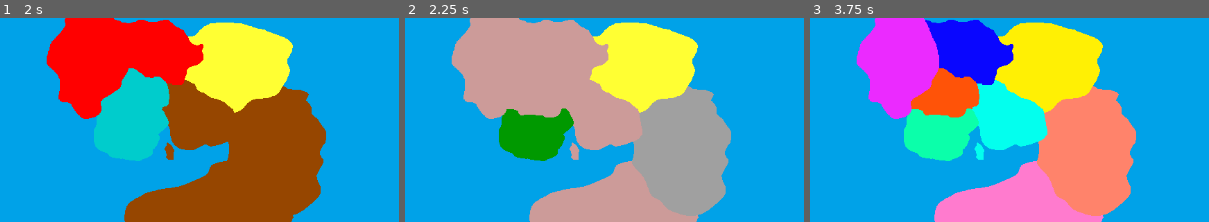
Above: before the commit, frames 1-3 (left to right).
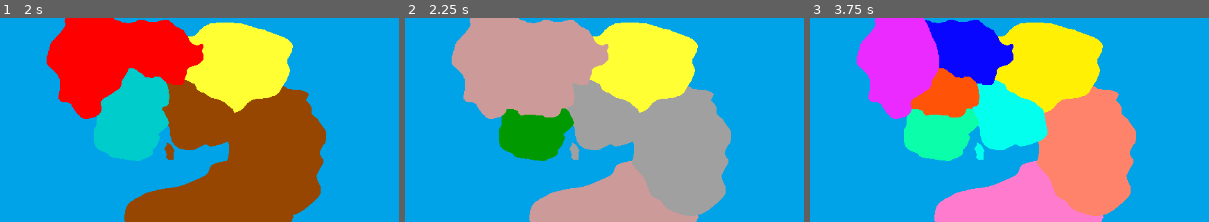
Above: after the commit, the same moments.

Repository: tsallustro/map-game
Game: Godot game, scene res://main.tscn
Same seed, same stepped clock (60 frames per second), same inputs: the game is played once before the commit and once after it.
Inputs:
- Up to frame 1 (2 s): click "Provinces" at 0.5 s; click "Owner" at 1.25 s
- Up to frame 2 (2.25 s): click "Terrain" at 2 s
- Up to frame 3 (3.75 s): click "Owner" at 2.75 s; click "Provinces" at 3.5 s
The pictures show only the part of the screen within x 19-69%, y 16-66%; the shares and areas given below are measured in that part.

Frame 1 is identical in both runs. In frame 2, 4.5% of the frame differs, in the area x 40-60%, y 30-70%; in frame 3, nothing differs.

Commit message:
Added hill terrain

Diff:
--- a/data/provinces.json
+++ b/data/provinces.json
@@ -63,7 +63,7 @@
 			238.0
 		],
 		"owner": "GRB",
-		"terrain": "PLAIN"
+		"terrain": "HILL"
 	},
 	{
 		"id": "p_maroon",
--- a/data/terrain.json
+++ b/data/terrain.json
@@ -1,34 +1,42 @@
 [
-    {
-        "name": "FOREST",
-        "color": [
-            0,
-            153,
-            0
-        ]
-    },
-    {
-        "name": "PLAIN",
-        "color": [
-            204,
-            155,
-            153
-        ]
-    },
-    {
-        "name": "MOUNTAIN",
-        "color": [
-            160,
-            160,
-            160
-        ]
-    },
-    {
-        "name": "DESERT",
-        "color": [
-            255,
-            255,
-            51
-        ]
-    }
+	{
+		"name": "FOREST",
+		"color": [
+			0,
+			153,
+			0
+		]
+	},
+	{
+		"name": "PLAIN",
+		"color": [
+			204,
+			155,
+			153
+		]
+	},
+	{
+		"name": "MOUNTAIN",
+		"color": [
+			160,
+			160,
+			160
+		]
+	},
+	{
+		"name": "DESERT",
+		"color": [
+			255,
+			255,
+			51
+		]
+	},
+	{
+		"name": "HILL",
+		"color": [
+			160,
+			160,
+			160
+		]
+	},
 ]
--- a/scripts/Enums.gd
+++ b/scripts/Enums.gd
@@ -2,4 +2,4 @@
 
 enum ViewMode { OWNER = 0, PROVINCE = 1, TERRAIN =2}
 
-enum TerrainType {FOREST, PLAIN, MOUNTAIN, DESERT}
+enum TerrainType {FOREST, PLAIN, MOUNTAIN, DESERT, HILL}
